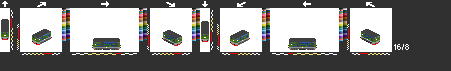
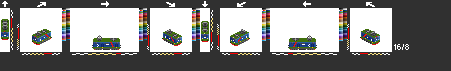
Layers edited between the first and the second 451 × 71 image:
showed "light" over box(2, 20, 379, 43)
showed "gc1", moved it above "vida1", painted on it over box(1, 19, 380, 49)
hid "vida1" over box(1, 19, 380, 49)
